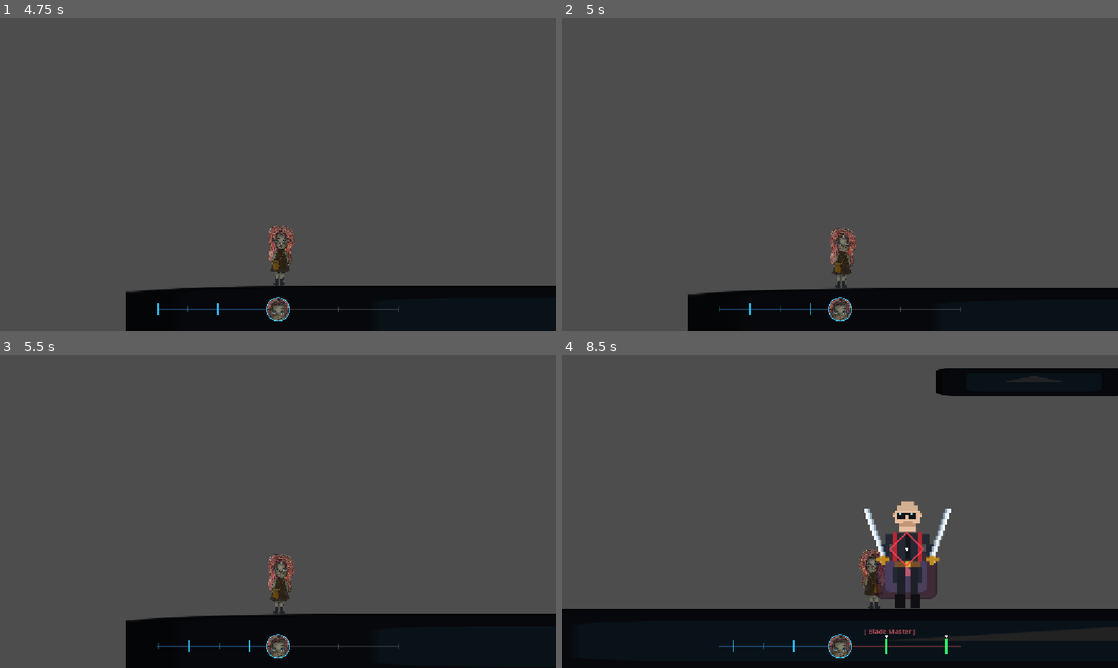
Above: before the commit, frames 1-4 (two rows, left to right).
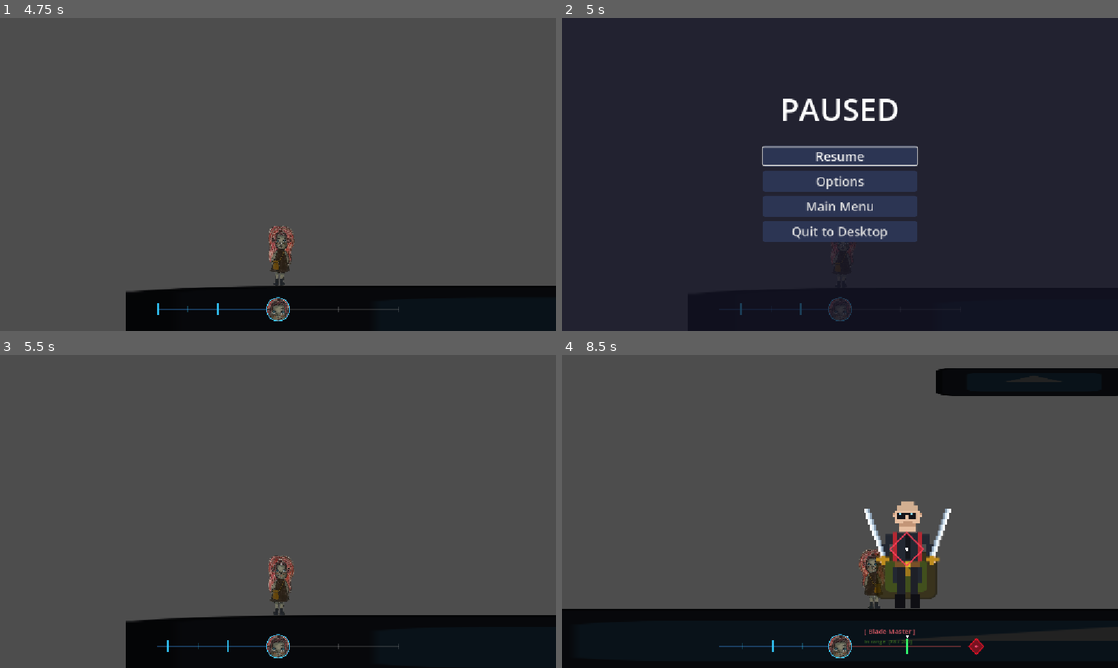
Above: after the commit, the same moments.

Repository: pedro13marcos/artsound
Game: Godot game, scene res://scenes/menu.tscn
The game is run twice, just before and just after one commit, with the same random seed, the same clock (stepped at 60 frames per second) and the same inputs. The engine's default icon, where the game draws it, is replaced by a stand-in: a white triangle on a blue panel in a dark square. Sound files missing from this copy of the repository are replaced by a short silence.
Inputs (mouse positions are in pixels of both pictures, inside the frame that each line leads up to):
- Up to frame 1 (4.75 s): click "Jogar" at 0.5 s; tap Enter (ui_accept) at 1.25, 1.52, 1.55, 1.82, 2.1, 2.27, 2.57, 3.05, 3.77, 4.07, 4.35, 4.52 s; move the mouse to (250, 237) at 1.27 s; hold Right (ui_right) 1.28-2.78 s; tap F (interact) at 1.35, 2.3, 2.85, 3.6 s; click (250, 237) at 1.42 s; move the mouse to (444, 221) at 2.02 s; move the mouse to (111, 127) at 2.77 s; hold Left (ui_left) from 2.78 s (still down); move the mouse to (305, 174) at 3.52 s; click (305, 174) at 3.67 s; move the mouse to (194, 96) at 4.27 s
- Up to frame 2 (5 s): keep holding Left (ui_left); tap Enter (ui_accept) at 4.82 s; tap Escape (ui_cancel) at 4.9 s
- Up to frame 3 (5.5 s): release Left (ui_left) at 5 s; click (278, 492) at 5 s, where only the run after the commit has a clickable "Resume"
- Up to frame 4 (8.5 s): move the mouse to (962, 495) at 5.77 s; hold Right (ui_right) from 5.78 s (still down); tap F (interact) at 5.85, 6.6, 7.55, 8.1 s; tap Enter (ui_accept) at 6.02, 6.32, 6.8, 7.35, 7.52, 7.82, 8.27, 8.3 s; move the mouse to (728, 527) at 6.52 s; click (728, 527) at 6.67 s; move the mouse to (895, 442) at 7.27 s; move the mouse to (812, 574) at 8.02 s

Frame 1 is identical in both runs. In frame 2, 90% of the frame differs, in the area x 0-100%, y 0-100%; in frame 3, 0.7%; in frame 4, 1.0%.

Commit message:
0.6 plataform range

Diff:
--- a/project.godot
+++ b/project.godot
@@ -67,6 +67,13 @@
 ]
 }
 
+ui_cancel={
+"deadzone": 0.2,
+"events": [Object(InputEventKey,"resource_local_to_scene":false,"resource_name":"","device":-1,"window_id":0,"alt_pressed":false,"shift_pressed":false,"ctrl_pressed":false,"meta_pressed":false,"pressed":false,"keycode":4194305,"physical_keycode":0,"key_label":0,"unicode":0,"location":0,"echo":false,"script":null),
+Object(InputEventJoypadButton,"resource_local_to_scene":false,"resource_name":"","device":-1,"button_index":6,"pressure":0.0,"pressed":false,"script":null)
+]
+}
+
 [internationalization]
 
 locale/translations=PackedStringArray("res://translation/translation.en.translation", "res://translation/translation.es.translation", "res://translation/translation.pt_BR.translation")
--- /dev/null
+++ b/scenes/pause_menu.tscn
@@ -0,0 +1,140 @@
+[gd_scene format=3 uid="uid://b7v1a2k3m4n5p"]
+
+[ext_resource type="Script" path="res://scripts/pause_menu.gd" id="1_pause"]
+
+[sub_resource type="StyleBoxFlat" id="StyleBoxFlat_btn_n"]
+bg_color = Color(0.18, 0.22, 0.35, 0.85)
+corner_radius_top_left = 6
+corner_radius_top_right = 6
+corner_radius_bottom_right = 6
+corner_radius_bottom_left = 6
+expand_margin_top = 4.0
+expand_margin_bottom = 4.0
+
+[sub_resource type="StyleBoxFlat" id="StyleBoxFlat_btn_h"]
+bg_color = Color(0.28, 0.42, 0.75, 0.95)
+corner_radius_top_left = 6
+corner_radius_top_right = 6
+corner_radius_bottom_right = 6
+corner_radius_bottom_left = 6
+expand_margin_top = 4.0
+expand_margin_bottom = 4.0
+
+[node name="PauseMenu" type="CanvasLayer"]
+process_mode = 3
+layer = 10
+script = ExtResource("1_pause")
+
+[node name="Control" type="Control" parent="."]
+layout_mode = 3
+anchors_preset = 15
+anchor_right = 1.0
+anchor_bottom = 1.0
+grow_horizontal = 2
+grow_vertical = 2
+
+[node name="Backdrop" type="ColorRect" parent="Control"]
+layout_mode = 1
+anchors_preset = 15
+anchor_right = 1.0
+anchor_bottom = 1.0
+grow_horizontal = 2
+grow_vertical = 2
+color = Color(0.08, 0.08, 0.15, 0.75)
+
+[node name="VBoxContainer" type="VBoxContainer" parent="Control"]
+layout_mode = 1
+anchors_preset = 8
+anchor_left = 0.5
+anchor_top = 0.5
+anchor_right = 0.5
+anchor_bottom = 0.5
+offset_left = -160.0
+offset_top = -180.0
+offset_right = 160.0
+offset_bottom = 180.0
+grow_horizontal = 2
+grow_vertical = 2
+theme_override_constants/separation = 16
+
+[node name="Title" type="Label" parent="Control/VBoxContainer"]
+layout_mode = 2
+theme_override_font_sizes/font_size = 64
+text = "PAUSED"
+horizontal_alignment = 1
+vertical_alignment = 1
+
+[node name="HSeparator" type="HSeparator" parent="Control/VBoxContainer"]
+layout_mode = 2
+
+[node name="Resume" type="Button" parent="Control/VBoxContainer"]
+layout_mode = 2
+theme_override_font_sizes/font_size = 26
+theme_override_styles/normal = SubResource("StyleBoxFlat_btn_n")
+theme_override_styles/hover = SubResource("StyleBoxFlat_btn_h")
+text = "Resume"
+
+[node name="Options" type="Button" parent="Control/VBoxContainer"]
+layout_mode = 2
+theme_override_font_sizes/font_size = 26
+theme_override_styles/normal = SubResource("StyleBoxFlat_btn_n")
+theme_override_styles/hover = SubResource("StyleBoxFlat_btn_h")
+text = "Options"
+
+[node name="MainMenu" type="Button" parent="Control/VBoxContainer"]
+layout_mode = 2
+theme_override_font_sizes/font_size = 26
+theme_override_styles/normal = SubResource("StyleBoxFlat_btn_n")
+theme_override_styles/hover = SubResource("StyleBoxFlat_btn_h")
+text = "Main Menu"
+
+[node name="Quit" type="Button" parent="Control/VBoxContainer"]
+layout_mode = 2
+theme_override_font_sizes/font_size = 26
+theme_override_styles/normal = SubResource("StyleBoxFlat_btn_n")
+theme_override_styles/hover = SubResource("StyleBoxFlat_btn_h")
+text = "Quit to Desktop"
+
+[node name="OptionsContainer" type="VBoxContainer" parent="Control"]
+visible = false
+layout_mode = 1
+anchors_preset = 8
+anchor_left = 0.5
+anchor_top = 0.5
+anchor_right = 0.5
+anchor_bottom = 0.5
+offset_left = -180.0
+offset_top = -150.0
+offset_right = 180.0
+offset_bottom = 150.0
+grow_horizontal = 2
+grow_vertical = 2
+theme_override_constants/separation = 20
+
+[node name="OptionsTitle" type="Label" parent="Control/OptionsContainer"]
+layout_mode = 2
+theme_override_font_sizes/font_size = 50
+text = "OPTIONS"
+horizontal_alignment = 1
+
+[node name="HSeparator" type="HSeparator" parent="Control/OptionsContainer"]
+layout_mode = 2
+
+[node name="FullscreenCheck" type="CheckBox" parent="Control/OptionsContainer"]
+layout_mode = 2
+theme_override_font_sizes/font_size = 24
+text = " Fullscreen Mode"
+
+[node name="Back" type="Button" parent="Control/OptionsContainer"]
+layout_mode = 2
+theme_override_font_sizes/font_size = 24
+theme_override_styles/normal = SubResource("StyleBoxFlat_btn_n")
+theme_override_styles/hover = SubResource("StyleBoxFlat_btn_h")
+text = "Back"
+
+[connection signal="button_up" from="Control/VBoxContainer/Resume" to="." method="_on_resume_button_up"]
+[connection signal="button_up" from="Control/VBoxContainer/Options" to="." method="_on_options_button_up"]
+[connection signal="button_up" from="Control/VBoxContainer/MainMenu" to="." method="_on_menu_button_up"]
+[connection signal="button_up" from="Control/VBoxContainer/Quit" to="." method="_on_quit_button_up"]
+[connection signal="toggled" from="Control/OptionsContainer/FullscreenCheck" to="." method="_on_fullscreen_toggled"]
+[connection signal="button_up" from="Control/OptionsContainer/Back" to="." method="_on_options_back_pressed"]
--- a/scenes/rhythm_hud.tscn
+++ b/scenes/rhythm_hud.tscn
@@ -2,6 +2,8 @@
 
 [ext_resource type="Script" path="res://scripts/rhythm_hud.gd" id="1_rhud1"]
 [ext_resource type="Texture2D" path="res://image/player_face.png" id="2_face"]
+[ext_resource type="Texture2D" path="res://image/icon_enemy.png" id="3_icon_enemy"]
+[ext_resource type="Texture2D" path="res://image/icon_platform.png" id="4_icon_platform"]
 
 [node name="RhythmHUD" type="CanvasLayer"]
 script = ExtResource("1_rhud1")
@@ -32,6 +34,12 @@
 scale = Vector2(0.4, 0.4)
 texture = ExtResource("2_face")
 
+[node name="TargetIcon" type="Sprite2D" parent="CenterContainer/Control"]
+visible = false
+scale = Vector2(0.7, 0.7)
+modulate = Color(1, 1, 1, 0.9)
+texture = ExtResource("3_icon_enemy")
+
 [node name="TargetLabel" type="Label" parent="CenterContainer/Control"]
 layout_mode = 1
 anchors_preset = 7
@@ -49,3 +57,21 @@
 theme_override_font_sizes/font_size = 14
 text = ""
 vertical_alignment = 1
+
+[node name="RangeLabel" type="Label" parent="CenterContainer/Control"]
+layout_mode = 1
+anchors_preset = 7
+anchor_left = 0.5
+anchor_top = 1.0
+anchor_right = 0.5
+anchor_bottom = 1.0
+offset_left = 50.0
+offset_top = -20.0
+offset_right = 250.0
+offset_bottom = 0.0
+grow_horizontal = 2
+grow_vertical = 0
+theme_override_colors/font_color = Color(1, 0.7, 0.3, 0.7)
+theme_override_font_sizes/font_size = 11
+text = ""
+vertical_alignment = 1
--- a/scenes/teste_1.tscn
+++ b/scenes/teste_1.tscn
@@ -7,6 +7,7 @@
 [ext_resource type="Texture2D" uid="uid://c4e5r2q3skvis" path="res://image/character.png" id="4_mprkn"]
 [ext_resource type="AudioStream" uid="uid://cw5ol7lrxh5bt" path="res://Sounds/Chill beat.mp3" id="4_r644g"]
 [ext_resource type="PackedScene" path="res://scenes/rhythm_hud.tscn" id="5_rhud"]
+[ext_resource type="PackedScene" path="res://scenes/pause_menu.tscn" id="5_pause"]
 [ext_resource type="Texture2D" path="res://image/blademaster.png" id="6_bm_tex"]
 [ext_resource type="Script" path="res://scripts/rhythm_platform.gd" id="6_plat"]
 [ext_resource type="Script" path="res://scripts/rhythm_enemy.gd" id="6_enemy"]
@@ -119,6 +120,8 @@
 
 [node name="RhythmHUD" parent="." instance=ExtResource("5_rhud")]
 
+[node name="PauseMenu" parent="." instance=ExtResource("5_pause")]
+
 [node name="Interaction area" type="Area2D" parent="Interaction point" unique_id=1311003030]
 
 [node name="CollisionShape2D" type="CollisionShape2D" parent="Interaction point/Interaction area" unique_id=2084564865]
--- /dev/null
+++ b/scripts/pause_menu.gd
@@ -0,0 +1,64 @@
+extends CanvasLayer
+class_name PauseMenu
+
+@onready var main_container: VBoxContainer = $Control/VBoxContainer
+@onready var options_container: VBoxContainer = $Control/OptionsContainer
+@onready var fullscreen_check: CheckBox = $Control/OptionsContainer/FullscreenCheck
+@onready var resume_btn: Button = $Control/VBoxContainer/Resume
+
+var is_paused: bool = false
+
+func _ready() -> void:
+	# Make sure pause menu processes even while scene tree is paused!
+	process_mode = Node.PROCESS_MODE_ALWAYS
+	visible = false
+	options_container.visible = false
+	main_container.visible = true
+
+	# Set current fullscreen state
+	var current_mode = DisplayServer.window_get_mode()
+	fullscreen_check.button_pressed = (current_mode == DisplayServer.WINDOW_MODE_FULLSCREEN or current_mode == DisplayServer.WINDOW_MODE_EXCLUSIVE_FULLSCREEN)
+
+func _unhandled_input(event: InputEvent) -> void:
+	if event.is_action_pressed("ui_cancel"):
+		if options_container.visible:
+			_on_options_back_pressed()
+		else:
+			toggle_pause()
+		get_viewport().set_input_as_handled()
+
+func toggle_pause() -> void:
+	is_paused = !is_paused
+	get_tree().paused = is_paused
+	visible = is_paused
+
+	if is_paused:
+		main_container.visible = true
+		options_container.visible = false
+		resume_btn.grab_focus()
+
+func _on_resume_button_up() -> void:
+	toggle_pause()
+
+func _on_options_button_up() -> void:
+	main_container.visible = false
+	options_container.visible = true
+	fullscreen_check.grab_focus()
+
+func _on_options_back_pressed() -> void:
+	options_container.visible = false
+	main_container.visible = true
+	resume_btn.grab_focus()
+
+func _on_fullscreen_toggled(button_pressed: bool) -> void:
+	if button_pressed:
+		DisplayServer.window_set_mode(DisplayServer.WINDOW_MODE_FULLSCREEN)
+	else:
+		DisplayServer.window_set_mode(DisplayServer.WINDOW_MODE_WINDOWED)
+
+func _on_menu_button_up() -> void:
+	get_tree().paused = false
+	get_tree().change_scene_to_file("res://scenes/menu.tscn")
+
+func _on_quit_button_up() -> void:
+	get_tree().quit()
--- a/scripts/player.gd
+++ b/scripts/player.gd
@@ -148,6 +148,16 @@
 	if Input.is_action_just_pressed("ui_accept") or Input.is_action_just_pressed("interact"):
 		# Check if locked onto a rhythm platform
 		if current_target != null and current_target is RhythmPlatform:
+			# Enforce interaction range
+			var hud = get_parent().get_node_or_null("RhythmHUD")
+			var in_range = true
+			if hud and not hud.target_in_range:
+				in_range = false
+
+			if not in_range:
+				_play_mistime_feedback()  # Reuse stumble feedback for "too far"
+				return
+
 			var rating = Rhythm.rythymState(soundTrack, current_bpm)
 			if rating != "MISS" and rating != "error":
 				_execute_platform_leap(current_target, current_bpm)
--- a/scripts/rhythm_enemy.gd
+++ b/scripts/rhythm_enemy.gd
@@ -2,6 +2,9 @@
 class_name RhythmEnemy
 
 @export var entity_name: String = "Blade Master"
+## Maximum distance (in pixels) within which the player can interact.
+## Set to 0 to disable the range restriction.
+@export var max_interaction_range: float = 200.0
 
 # Target reticle indicator
 var reticle: Node2D = null
--- a/scripts/rhythm_hud.gd
+++ b/scripts/rhythm_hud.gd
@@ -3,31 +3,39 @@
 
 # Track configurations
 @export var track_width: float = 500.0        # Total track width (left + right = 250px each)
-@export var beats_ahead: float = 2.0         # Number of beats visible in advance
+@export var beats_ahead: float = 2.0          # Number of beats visible in advance
 @export var auto_find_soundtrack: bool = true
 
+# Textures assigned in the scene
+@export var icon_enemy_texture: Texture2D
+@export var icon_platform_texture: Texture2D
+
 # Theme Colors
-const COLOR_METRONOME_BEAT = Color(0.2, 0.8, 1.0, 0.9)      # Neon Blue for global tempo beats
-const COLOR_METRONOME_SUB = Color(0.2, 0.8, 1.0, 0.25)      # Faint blue for subdivisions
-const COLOR_ENEMY_ATTACK = Color(1.0, 0.2, 0.3, 0.95)       # Bright Red for attacks
-const COLOR_ENEMY_SHARPEN = Color(0.2, 1.0, 0.45, 0.95)     # Bright Green/Gold for sharpening/vulnerable
-const COLOR_ENEMY_NEUTRAL = Color(1.0, 0.85, 0.2, 0.9)      # Yellow for neutral cues
-
-@onready var heart: Sprite2D = $CenterContainer/Control/Heart
-@onready var track_drawer: Control = $CenterContainer/Control/TrackDrawer
-@onready var target_label: Label = $CenterContainer/Control/TargetLabel
+const COLOR_METRONOME_BEAT  = Color(0.2, 0.8, 1.0, 0.9)
+const COLOR_METRONOME_SUB   = Color(0.2, 0.8, 1.0, 0.25)
+const COLOR_ENEMY_ATTACK    = Color(1.0, 0.2, 0.3, 0.95)
+const COLOR_ENEMY_SHARPEN   = Color(0.2, 1.0, 0.45, 0.95)
+const COLOR_ENEMY_NEUTRAL   = Color(1.0, 0.85, 0.2, 0.9)
+const COLOR_OUT_OF_RANGE    = Color(0.8, 0.5, 0.15, 0.85)
+
+@onready var heart: Sprite2D         = $CenterContainer/Control/Heart
+@onready var track_drawer: Control   = $CenterContainer/Control/TrackDrawer
+@onready var target_icon: Sprite2D   = $CenterContainer/Control/TargetIcon
+@onready var target_label: Label     = $CenterContainer/Control/TargetLabel
+@onready var range_label: Label      = $CenterContainer/Control/RangeLabel
 
 var soundtrack: AudioStreamPlayer
 var current_bpm: float = 120.0
 var last_pulsed_beat: int = -1
 
-# Target entity data
-# locked_target can be any Node that has rhythmic cues or attack patterns
 var locked_target: Node = null
-
-# Example pattern cue format:
-# Array of Dictionaries: [{"beat": float, "type": "attack" | "sharpen" | "neutral", "label": "Slash"}]
 var target_cues: Array[Dictionary] = []
+
+# Cached player reference for range check
+var _player: Node2D = null
+
+# True when the player is within the target's interaction range
+var target_in_range: bool = false
 
 func _ready() -> void:
 	if auto_find_soundtrack:
@@ -35,8 +43,20 @@
 		if get_tree().current_scene.get("bpm") != null:
 			current_bpm = get_tree().current_scene.bpm
 
+	_player = get_tree().current_scene.find_child("Player", true, false)
+
+	# Load textures from the scene exports if not set already
+	if icon_enemy_texture == null:
+		icon_enemy_texture = load("res://image/icon_enemy.png")
+	if icon_platform_texture == null:
+		icon_platform_texture = load("res://image/icon_platform.png")
+
 	# Connect TrackDrawer draw signal to custom draw function
 	track_drawer.draw.connect(_on_track_draw)
+
+	# Position TargetIcon at the right end of the track
+	target_icon.position = Vector2(track_width / 2.0 + 32.0, 0)
+	target_icon.visible = false
 
 func _process(_delta: float) -> void:
 	if soundtrack == null or not soundtrack.playing:
@@ -61,8 +81,42 @@
 	if locked_target != null and locked_target.has_method("get_upcoming_rhythm_cues"):
 		target_cues = locked_target.get_upcoming_rhythm_cues(song_pos, beats_ahead * seconds_per_beat)
 
+	# Update range check and icon tint
+	_update_range_state()
+
 	# Redraw moving rhythm bars
 	track_drawer.queue_redraw()
+
+func _update_range_state() -> void:
+	if locked_target == null or _player == null:
+		target_in_range = false
+		if range_label:
+			range_label.text = ""
+		return
+
+	# Read max_interaction_range from the target if it exposes one
+	var max_range: float = 0.0
+	if "max_interaction_range" in locked_target:
+		max_range = locked_target.max_interaction_range
+
+	if max_range <= 0.0:
+		# No range restriction defined
+		target_in_range = true
+		if range_label:
+			range_label.text = ""
+		return
+
+	var dist = _player.global_position.distance_to(locked_target.global_position)
+	target_in_range = dist <= max_range
+
+	# Show distance feedback below the target name
+	if range_label:
+		if target_in_range:
+			range_label.text = "In range  [%.0f / %.0f]" % [dist, max_range]
+			range_label.modulate = Color(0.4, 1.0, 0.55, 0.85)
+		else:
+			range_label.text = "Out of range  [%.0f / %.0f]" % [dist, max_range]
+			range_label.modulate = Color(1.0, 0.45, 0.25, 0.85)
 
 func pulse_heart(seconds_per_beat: float) -> void:
 	var tween = create_tween()
@@ -87,12 +141,42 @@
 	else:
 		target_label.text = ""
 
+	# Update the target icon with the right graphic and show it
+	_refresh_target_icon(target)
+
+func _refresh_target_icon(target: Node) -> void:
+	if target == null:
+		target_icon.visible = false
+		if range_label:
+			range_label.text = ""
+		return
+
+	# Pick icon based on type
+	if target is RhythmPlatform:
+		target_icon.texture = icon_platform_texture
+		target_icon.modulate = Color(0.3, 0.85, 1.0, 0.95)
+	else:
+		# Default: enemy / interactable
+		target_icon.texture = icon_enemy_texture
+		target_icon.modulate = Color(1.0, 0.35, 0.5, 0.95)
+
+	# Animate in
+	target_icon.visible = true
+	target_icon.scale = Vector2(1.1, 1.1)
+	var tw = create_tween()
+	tw.tween_property(target_icon, "scale", Vector2(0.7, 0.7), 0.18)\
+		.set_trans(Tween.TRANS_BACK).set_ease(Tween.EASE_OUT)
+
 func clear_target() -> void:
 	if locked_target != null and locked_target.has_method("set_targeted"):
 		locked_target.set_targeted(false)
 	locked_target = null
 	target_cues.clear()
 	target_label.text = ""
+	target_icon.visible = false
+	if range_label:
+		range_label.text = ""
+	target_in_range = false
 
 func _on_track_draw() -> void:
 	if soundtrack == null or not soundtrack.playing:
@@ -155,7 +239,18 @@
 			track_drawer.draw_line(Vector2(idle_x, -5), Vector2(idle_x, 5), Color(1, 1, 1, 0.15), 1.5)
 		return
 
-	# Draw cues provided by target
+	# If out of range, draw a faint "out of range" overlay across the right track
+	if not target_in_range:
+		var oor_color = COLOR_OUT_OF_RANGE
+		for i in range(1, int(beats_ahead) + 1):
+			var idle_x = (float(i) / beats_ahead) * half_width
+			track_drawer.draw_line(Vector2(idle_x, -10), Vector2(idle_x, 10), Color(oor_color.r, oor_color.g, oor_color.b, 0.25), 2.0)
+		# Diagonal "locked" X in the right half
+		track_drawer.draw_line(Vector2(20, -14), Vector2(half_width - 20, 14), Color(oor_color.r, oor_color.g, oor_color.b, 0.35), 1.5)
+		track_drawer.draw_line(Vector2(20, 14), Vector2(half_width - 20, -14), Color(oor_color.r, oor_color.g, oor_color.b, 0.35), 1.5)
+		return
+
+	# Draw cues provided by target (only when in range)
 	for cue in target_cues:
 		var cue_time: float = cue.get("time", 0.0)
 		var cue_type: String = cue.get("type", "attack")
@@ -171,7 +266,7 @@
 
 			if cue_type == "sharpen" or cue_type == "vulnerable":
 				cue_color = COLOR_ENEMY_SHARPEN
-				cue_height = 32.0 # Slightly taller for counter/attack opportunities
+				cue_height = 32.0
 				cue_thickness = 5.0
 			elif cue_type == "neutral":
 				cue_color = COLOR_ENEMY_NEUTRAL
@@ -180,6 +275,5 @@
 			# Draw the incoming cue bar on the right side
 			track_drawer.draw_line(Vector2(x_pos, -cue_height / 2.0), Vector2(x_pos, cue_height / 2.0), cue_color, cue_thickness)
 
-			# Draw an accent symbol or pip on top
-			var dot_color = Color(1.0, 1.0, 1.0, 0.9)
-			track_drawer.draw_circle(Vector2(x_pos, -cue_height / 2.0 - 5.0), 3.0, dot_color)
+			# Draw an accent pip on top
+			track_drawer.draw_circle(Vector2(x_pos, -cue_height / 2.0 - 5.0), 3.0, Color(1.0, 1.0, 1.0, 0.9))
--- a/scripts/rhythm_platform.gd
+++ b/scripts/rhythm_platform.gd
@@ -3,6 +3,9 @@
 
 @export var entity_name: String = "Platform"
 @export var landing_offset_y: float = -65.0 # Landing point above the platform surface
+## Maximum distance (in pixels) within which the player can interact.
+## Set to 0 to disable the range restriction.
+@export var max_interaction_range: float = 400.0
 
 var reticle: Node2D = null
 var base_modulate: Color = Color(0.133, 0.133, 0.133, 1.0)
Binary file added: image/icon_enemy.png
Not shown, added: image/icon_enemy.png.import
Binary file added: image/icon_platform.png
Not shown, added: image/icon_platform.png.import
Not shown, added: scripts/pause_menu.gd.uid
